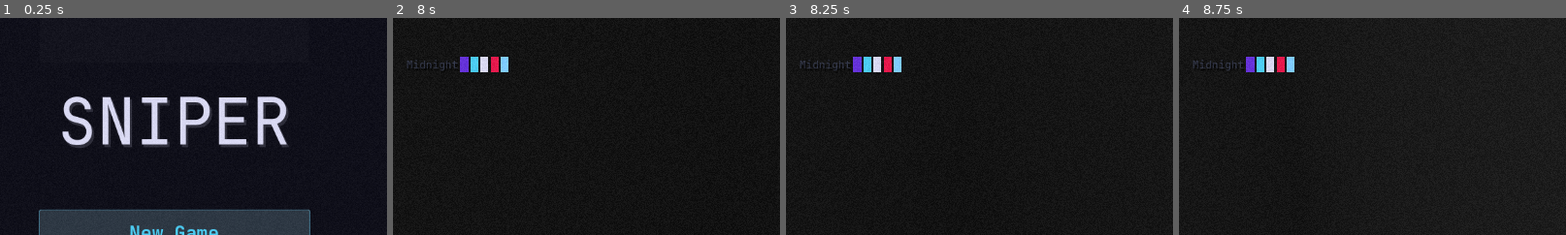
Above: before the commit, frames 1-4 (left to right).
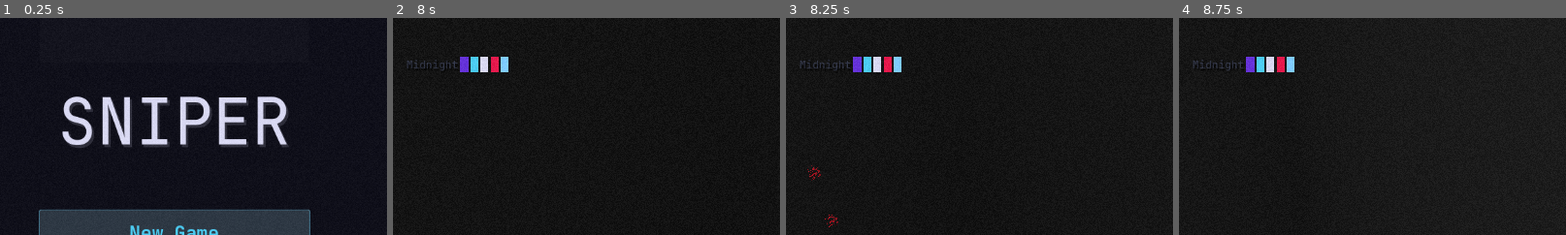
Above: after the commit, the same moments.

Repository: artemiiShabanov/UntitledSniperGame
Game: Godot game, scene res://scenes/ui/main_menu.tscn
The game is run twice, just before and just after one commit, with the same random seed, the same clock (stepped at 60 frames per second) and the same inputs.
Inputs (mouse positions are % of the whole screen's width and height, from its top left):
- Up to frame 1 (0.25 s): no input
- Up to frame 2 (8 s): click "New Game" at 0.5 s; click "New Game" at 1.25 s; click "Create" at 2 s; tap Enter (ui_accept) at 2.75, 5, 5.75, 6.5, 7.25 s; move the mouse to (55, 50) at 2.77 s; hold W (move_forward) from 2.78 s (still down); tap Mouse wheel up (ammo_next) at 2.85 s; tap Space (jump) at 3.02, 3.77, 5.27, 6.02, 6.77 s; move the mouse to (45, 50) at 3.52 s; tap Mouse wheel down (ammo_prev) at 3.6 s; move the mouse to (52, 48) at 4.27 s; hold Ctrl (crouch) 4.28-5.03 s; move the mouse to (49, 52) at 5.02 s; tap 8 (cycle_palette) at 5.1 s; move the mouse to (57, 51) at 5.77 s; hold 7 (cycle_palette_prev) 5.78-6.53 s; tap R (reload) at 6.4 s; move the mouse to (42, 49) at 6.52 s; tap F (inspect) at 6.6 s; move the mouse to (51, 50) at 7.27 s; hold E (interact) from 7.28 s (still down)
- Up to frame 3 (8.25 s): tap Enter (ui_accept) at 8 s; move the mouse to (46, 48) at 8.02 s; release W (move_forward) at 8.03 s; release E (interact) at 8.03 s; hold D (move_right) from 8.03 s (still down); click (46, 48) at 8.1 s
- Up to frame 4 (8.75 s): keep holding D (move_right); tap Space (jump) at 8.27 s
The pictures show only the part of the screen within x 0-50%, y 3-53%; the shares and areas given below are measured in that part.

Frames 1-2 are identical in both runs. In frame 3, 0.1% of the frame differs, in the area x 5-14%, y 67-97%; in frame 4, nothing differs.
Error before the commit: Invalid assignment of property or key 'gravity' with value of type 'float' on a base object of type 'CharacterBody3D (Bullet)'. (res://scripts/player/weapon.gd…

Commit message:
Fix bullet property errors: gravity → bullet_gravity, speed → muzzle_velocity
Co-Authored-By: Claude Opus 4.6 <noreply@anthropic.com>

Diff:
--- a/scripts/player/weapon.gd
+++ b/scripts/player/weapon.gd
@@ -335,8 +335,8 @@
 	if not is_scoped:
 		bullet.spread_angle = deg_to_rad(hipfire_spread_deg)
 
-	bullet.speed = muzzle_velocity
-	bullet.gravity = bullet_gravity
+	bullet.muzzle_velocity = muzzle_velocity
+	bullet.bullet_gravity = bullet_gravity
 	bullet.impact_loudness = impact_loudness
 
 	get_tree().root.add_child(bullet)
--- a/scripts/projectile/bullet.gd
+++ b/scripts/projectile/bullet.gd
@@ -29,11 +29,7 @@
 		direction = direction.rotated(direction.cross(random_axis).normalized(), randf_range(-spread_angle, spread_angle))
 		direction = direction.normalized()
 
-	# Use speed if set (ranged warriors set this), otherwise muzzle_velocity.
-	if speed != muzzle_velocity:
-		velocity = direction * speed
-	else:
-		velocity = direction * muzzle_velocity
+	velocity = direction * muzzle_velocity
 
 	if is_enemy_bullet:
 		# Enemy bullets hit Environment (1) + Player (2) = mask 3
--- a/scripts/warrior/warrior_ranged_base.gd
+++ b/scripts/warrior/warrior_ranged_base.gd
@@ -131,7 +131,7 @@
 		projectile.setup(dir, projectile_speed)
 	else:
 		projectile.direction = dir
-		projectile.speed = projectile_speed
+		projectile.muzzle_velocity = projectile_speed
 
 	projectile.is_enemy_bullet = true
 	get_tree().root.add_child(projectile)
